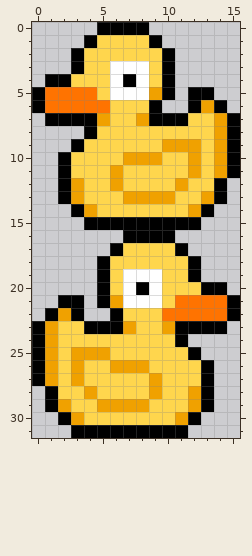
Pixel-art sprite -- graphics/npc/npc-202.png. That is the earlier state.
The file is 32x64 pixels, drawn in blocks of 2x2; one block is one cell here.
After:
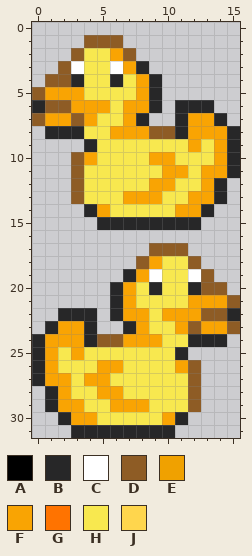
Palette (. is transparent): A #000000  B #272728  C #ffffff  D #8e5c25  E #f0a100  F #f9a403  G #ff7300  H #f8e84f  J #ffd64d
The exact change:
Changed rows in their new state; - is an unchanged pixel.
first column x 0:
 0 -----....-------
 1 ----DDD...------
 2 ---DHHFD...-----
 3 --DCHH-FB..-----
 4 -DDBHHBHFB.-----
 5 DFFFHHHHFB.-..--
 6 BDDFFFHFFB-BBB.-
 7 DFFDFHHFB..BFFB.
 8 -BBBHHFFFDDBFFFB
 9 ---.BHHHHHHHFHFB
10 --.DFHHHHFFHHHFB
11 --.DHHHHHHFFHFFB
12 --.DHHHHHFFHHFB-
13 --.DHHHFFFHHFFB-
14 ---.BFHHHHHFFB--
15 ----.BBBBBBBB---
16 -------....-----
17 ------...DDD----
18 -----...DFHHD---
19 -----..BF-HHCD--
20 -----.BFHBHHBDD-
21 --..-.BFHHHHFFFD
22 -.BBB-BFFHFFFDDB
23 .BFFB..BFHHFDFFD
24 BFFFBDDFFFHHBBB-
25 BFHFHHHHHHHB.---
26 BFHHHFFHHHHFD.--
27 BFFHFFHHHHHHD.--
28 -BFHHFFHHHHHD.--
29 -BFFHHFFFHHHD.--
30 --BFFHHHHHFB.---
31 ---BBBBBBBB.----
Pixel boxes of the changes (left, top, right, bottom) in both pictures:
changed: (32, 22, 240, 438)
